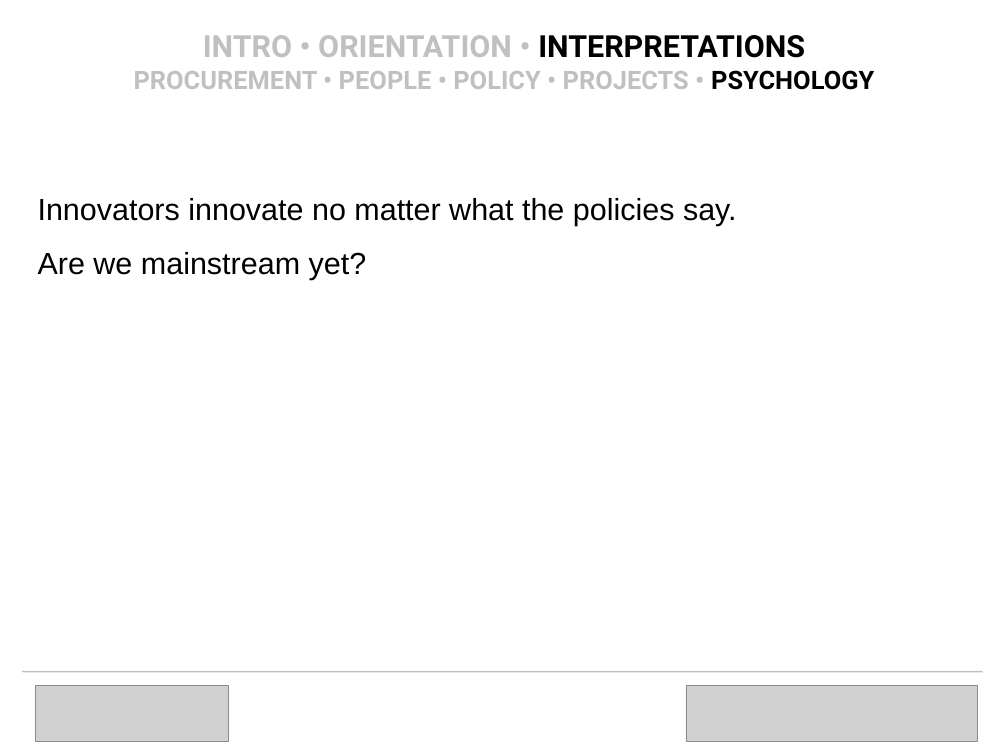
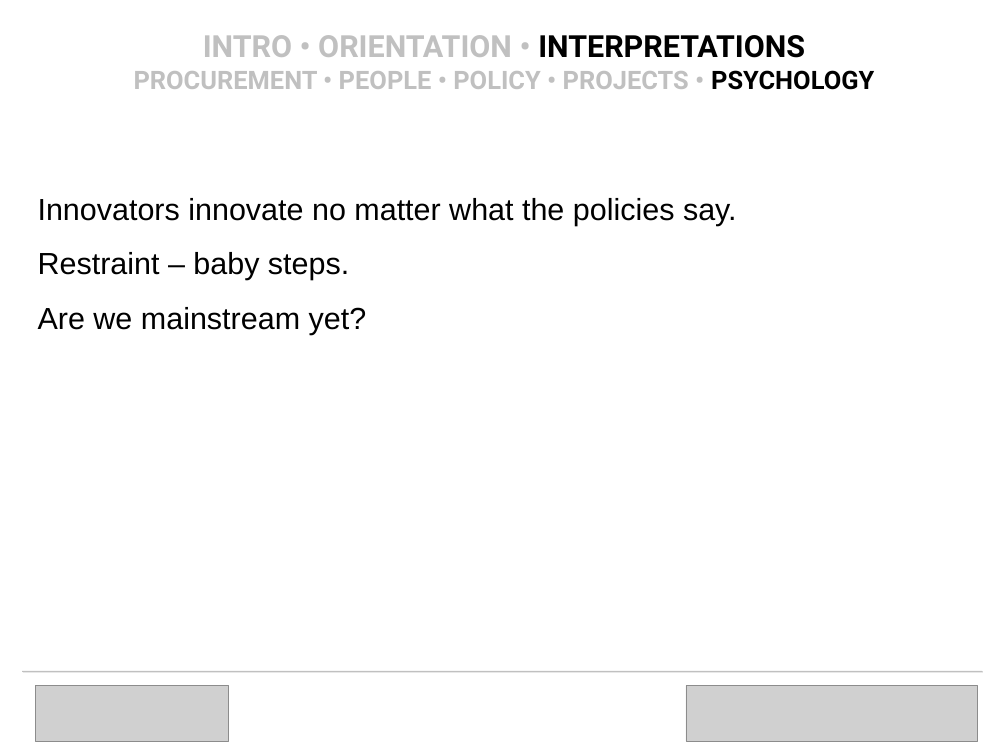
Before and after one commit to OpenTechStrategies/timelines, a slide deck: slide 25 of us-govt-open-source.odp (slide 18 before the commit). Drawn at 1008x756 pixels with LibreOffice and Linux fonts; fonts in the diff are those of the drawing; grey boxes stand for pictures; background and template pictures are left out. Boxes give left, top, right and bottom in pixels: in the first picture for what was removed or moved away, otherwise in the second. Text is boxed around its words. In the diff, an @@ line names an element or a change of style, - is before the commit and + after.

```diff
--- a/us-govt-open-source.odp
+++ b/us-govt-open-source.odp
@@ text at bbox=[38, 252, 349, 280]: paragraph added @@
+Restraint – baby steps.
```
Also in this commit, not shown: 6 other slides changed, 8 slides added, 1 other file.
